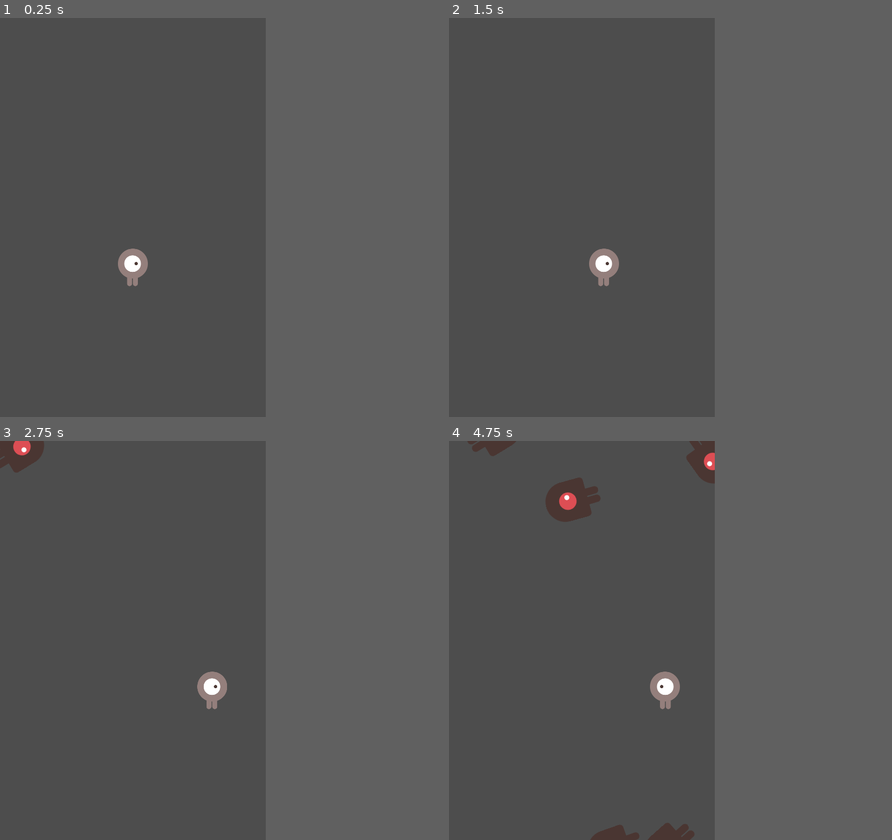
Above: before the commit, frames 1-4 (two rows, left to right).
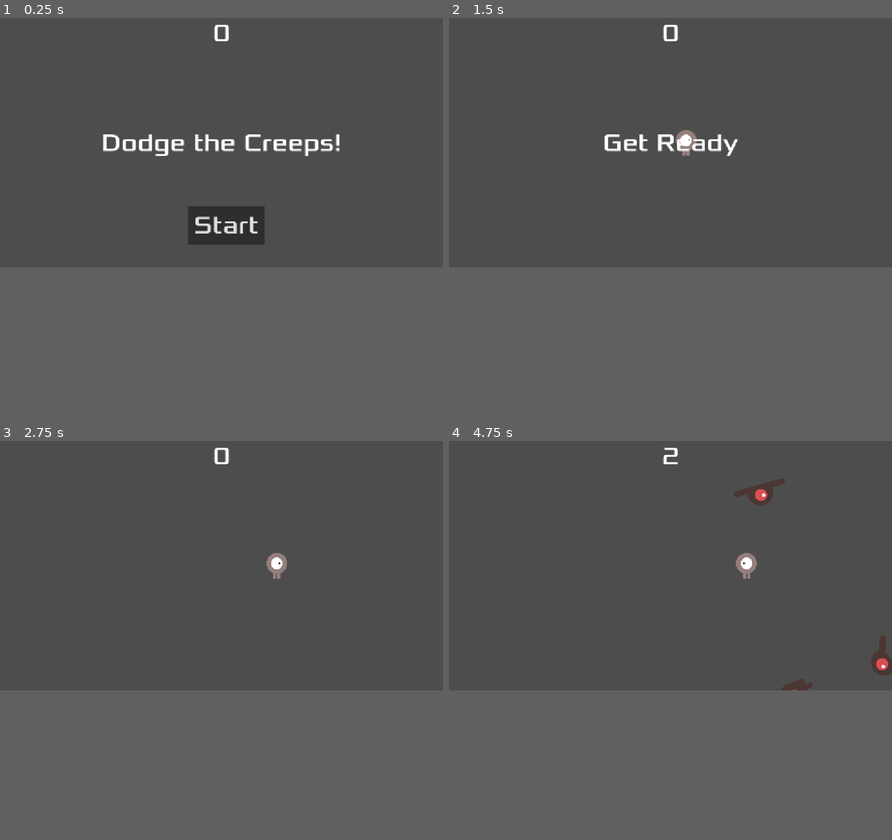
Above: after the commit, the same moments.

Repository: Jabir-A-H/gamepacks
Game: Godot game, scene res://Dodge/main.tscn
The game is run twice, just before and just after one commit, with the same random seed, the same clock (stepped at 60 frames per second) and the same inputs. This scene is started directly instead of the project's main scene.
Inputs (mouse positions are in pixels of both pictures, inside the frame that each line leads up to):
- Up to frame 1 (0.25 s): no input
- Up to frame 2 (1.5 s): click (586, 349) at 0.5 s, where only the run after the commit has a clickable "Start"; tap Enter at 1.25 s; move the mouse to (639, 197) at 1.27 s; press the mouse at (639, 197) at 1.28 s; hold Right (move_right) from 1.28 s (still down)
- Up to frame 3 (2.75 s): release Right (move_right) at 2 s; release the mouse at (190, 620) at 2 s; drag from (79, 660) to (212, 688) at 2.02 s
- Up to frame 4 (4.75 s): move the mouse to (608, 552) at 2.77 s; press the mouse at (608, 552) at 2.78 s; hold Right (move_right) 2.78-3.5 s; release the mouse at (608, 552) at 3.5 s; drag from (568, 720) to (502, 580) at 3.52 s; move the mouse to (661, 700) at 4.27 s; press the mouse at (661, 700) at 4.28 s; hold Left (move_left) from 4.28 s (still down)
In our replay, the window is 480x720 before the commit and 800x450 after it. These sizes can differ from the game's own. Grey fills any space a smaller window leaves; there, only what the larger window draws over its background counts as a difference.

The runs differ from the first frame. In frame 1, 3.2% of the frame differs, in the area x 23-77%, y 1-68%; in frame 2, 1.3%; in frame 3, 1.3%; in frame 4, 3.7%, in the area x 4-100%, y 0-100%.

Commit message:
make-shift beta 1.0

Diff:
--- /dev/null
+++ b/Dodge/hud.gd
@@ -0,0 +1,31 @@
+extends CanvasLayer
+
+# Notifies `Main` node that the button has been pressed
+signal start_game
+
+
+func show_message(text):
+	$Message.text = text
+	$Message.show()
+	$MessageTimer.start()
+
+func show_game_over():
+	show_message("Game Over")
+	# Wait until the MessageTimer has counted down.
+	await $MessageTimer.timeout
+
+	$Message.text = "Dodge the Creeps!"
+	$Message.show()
+	# Make a one-shot timer and wait for it to finish.
+	await get_tree().create_timer(1.0).timeout
+	$StartButton.show()
+
+func update_score(score):
+	$ScoreLabel.text = str(score)
+
+func _on_start_button_pressed():
+	$StartButton.hide()
+	start_game.emit()
+
+func _on_message_timer_timeout():
+	$Message.hide()
--- /dev/null
+++ b/Dodge/hud.tscn
@@ -0,0 +1,64 @@
+[gd_scene load_steps=3 format=3 uid="uid://bbq2375o31wno"]
+
+[ext_resource type="Script" uid="uid://vaq6hnpw1a73" path="res://Dodge/hud.gd" id="1_a8cbm"]
+[ext_resource type="FontFile" uid="uid://smkxk1lv50q7" path="res://assets/fonts/Xolonium-Regular.ttf" id="1_imqgc"]
+
+[node name="HUD" type="CanvasLayer"]
+script = ExtResource("1_a8cbm")
+
+[node name="ScoreLabel" type="Label" parent="."]
+anchors_preset = 5
+anchor_left = 0.5
+anchor_right = 0.5
+offset_left = -22.5
+offset_right = 22.5
+offset_bottom = 78.0
+grow_horizontal = 2
+size_flags_horizontal = 4
+theme_override_fonts/font = ExtResource("1_imqgc")
+theme_override_font_sizes/font_size = 64
+text = "0"
+horizontal_alignment = 1
+vertical_alignment = 1
+
+[node name="Message" type="Label" parent="."]
+anchors_preset = 8
+anchor_left = 0.5
+anchor_top = 0.5
+anchor_right = 0.5
+anchor_bottom = 0.5
+offset_left = -576.0
+offset_top = -120.0
+offset_right = 576.0
+offset_bottom = 120.0
+grow_horizontal = 2
+grow_vertical = 2
+theme_override_fonts/font = ExtResource("1_imqgc")
+theme_override_font_sizes/font_size = 64
+text = "Dodge the Creeps!"
+horizontal_alignment = 1
+vertical_alignment = 1
+autowrap_mode = 2
+
+[node name="StartButton" type="Button" parent="."]
+anchors_preset = 7
+anchor_left = 0.5
+anchor_top = 1.0
+anchor_right = 0.5
+anchor_bottom = 1.0
+offset_left = -88.5
+offset_top = -160.5
+offset_right = 111.5
+offset_bottom = -60.5
+grow_horizontal = 2
+grow_vertical = 0
+theme_override_fonts/font = ExtResource("1_imqgc")
+theme_override_font_sizes/font_size = 64
+text = "Start"
+
+[node name="MessageTimer" type="Timer" parent="."]
+wait_time = 2.0
+one_shot = true
+
+[connection signal="pressed" from="StartButton" to="." method="_on_start_button_pressed"]
+[connection signal="timeout" from="MessageTimer" to="." method="_on_message_timer_timeout"]
--- a/Dodge/main.gd
+++ b/Dodge/main.gd
@@ -3,24 +3,19 @@
 @export var mob_scene: PackedScene
 var score
 
-# Called when the node enters the scene tree for the first time.
-func _ready():
-	new_game()
-
-
-# Called every frame. 'delta' is the elapsed time since the previous frame.
-func _process(delta: float) -> void:
-	pass
-
 
 func game_over():
 	$ScoreTimer.stop()
 	$MobTimer.stop()
+	$HUD.show_game_over()
 
 func new_game():
 	score = 0
 	$Player.start($StartPosition.position)
 	$StartTimer.start()
+	$HUD.update_score(score)
+	$HUD.show_message("Get Ready")
+	get_tree().call_group("mobs", "queue_free")
 
 func _on_mob_timer_timeout():
 	# Create a new instance of the Mob scene.
@@ -49,6 +44,7 @@
 
 func _on_score_timer_timeout():
 	score += 1
+	$HUD.update_score(score)
 
 func _on_start_timer_timeout():
 	$MobTimer.start()
--- a/Dodge/main.tscn
+++ b/Dodge/main.tscn
@@ -1,12 +1,13 @@
-[gd_scene load_steps=5 format=3 uid="uid://b0c7nheteagbu"]
+[gd_scene load_steps=6 format=3 uid="uid://b0c7nheteagbu"]
 
 [ext_resource type="Script" uid="uid://bi1j4w2qq5jky" path="res://Dodge/main.gd" id="1_jxien"]
 [ext_resource type="PackedScene" uid="uid://fl2w1x054sdg" path="res://Dodge/mob.tscn" id="2_34tqw"]
 [ext_resource type="PackedScene" uid="uid://btthxcme0i6wt" path="res://Dodge/player.tscn" id="3_eqxbr"]
+[ext_resource type="PackedScene" uid="uid://bbq2375o31wno" path="res://Dodge/hud.tscn" id="4_34tqw"]
 
 [sub_resource type="Curve2D" id="Curve2D_qtair"]
 _data = {
-"points": PackedVector2Array(0, 0, 0, 0, 0, 0, 0, 0, 0, 0, 0, 0, 0, 0, 0, 0, 0, 0, 0, 0, 0, 0, 0, 0, 0, 0, 0, 0, 0, 0, 0, 0, 0, 0, 0, 0, 0, 0, 0, 0, 0, 0, 0, 0, 0, 0, 480, 0, 0, 0, 0, 0, 480, 720, 0, 0, 0, 0, 0, 720, 0, 0, 0, 0, 0, 0)
+"points": PackedVector2Array(0, 0, 0, 0, 0, 0, 0, 0, 0, 0, 0, 0, 0, 0, 0, 0, 0, 0, 0, 0, 0, 0, 0, 0, 0, 0, 0, 0, 0, 0, 0, 0, 0, 0, 0, 0, 0, 0, 0, 0, 0, 0, 0, 0, 0, 0, 1152, 0, 0, 0, 0, 0, 1152, 648, 0, 0, 0, 0, 0, 648, 0, 0, 0, 0, 0, 0)
 }
 point_count = 11
 
@@ -26,14 +27,17 @@
 one_shot = true
 
 [node name="StartPosition" type="Marker2D" parent="."]
-position = Vector2(240, 450)
+position = Vector2(576, 324)
 
 [node name="MobPath" type="Path2D" parent="."]
 curve = SubResource("Curve2D_qtair")
 
 [node name="MobSpawnLocation" type="PathFollow2D" parent="MobPath"]
 
+[node name="HUD" parent="." instance=ExtResource("4_34tqw")]
+
 [connection signal="hit" from="Player" to="." method="game_over"]
 [connection signal="timeout" from="MobTimer" to="." method="_on_mob_timer_timeout"]
 [connection signal="timeout" from="ScoreTimer" to="." method="_on_score_timer_timeout"]
 [connection signal="timeout" from="StartTimer" to="." method="_on_start_timer_timeout"]
+[connection signal="start_game" from="HUD" to="." method="new_game"]
--- a/Dodge/mob.gd
+++ b/Dodge/mob.gd
@@ -3,14 +3,15 @@
 
 # Called when the node enters the scene tree for the first time.
 func _ready():
-	var mob_types = Array($AnimatedSprite2D.sprite_frames.get_animation_names())
-	$AnimatedSprite2D.animation = mob_types.pick_random()
+	$AnimatedSprite2D.play()
+	var mob_types = Array($AnimatedSprite2D.sprite_frames.get_animation_names()) #sets an array called "mob_types" with a list of items that are the names of the animations
+	$AnimatedSprite2D.animation = mob_types.pick_random() #picks a random mod type from the array
 
-
-# Called every frame. 'delta' is the elapsed time since the previous frame.
-func _process(delta: float) -> void:
-	pass
 
 
 func _on_visible_on_screen_notifier_2d_screen_exited():
 	queue_free()
+
+
+func _on_visible_on_screen_enabler_2d_screen_exited():
+	queue_free()
--- a/Dodge/mob.tscn
+++ b/Dodge/mob.tscn
@@ -1,5 +1,6 @@
-[gd_scene load_steps=9 format=3 uid="uid://fl2w1x054sdg"]
+[gd_scene load_steps=10 format=3 uid="uid://fl2w1x054sdg"]
 
+[ext_resource type="Script" uid="uid://b5scktygf6okd" path="res://Dodge/mob.gd" id="1_vqmyb"]
 [ext_resource type="Texture2D" uid="uid://obx7b7wbehl2" path="res://assets/art/enemyFlyingAlt_1.png" id="2_kgy2c"]
 [ext_resource type="Texture2D" uid="uid://dvf1rscgscxyl" path="res://assets/art/enemyFlyingAlt_2.png" id="3_3x2hc"]
 [ext_resource type="Texture2D" uid="uid://bptqtb5gsfv0f" path="res://assets/art/enemySwimming_1.png" id="4_o5i8b"]
@@ -47,9 +48,10 @@
 radius = 36.0
 height = 100.0
 
-[node name="Mob" type="RigidBody2D"]
+[node name="Mob" type="RigidBody2D" groups=["mobs"]]
 collision_mask = 0
 gravity_scale = 0.0
+script = ExtResource("1_vqmyb")
 metadata/_edit_group_ = true
 
 [node name="AnimatedSprite2D" type="AnimatedSprite2D" parent="."]
--- a/Dodge/player.gd
+++ b/Dodge/player.gd
@@ -5,7 +5,7 @@
 
 func _ready():
 	screen_size = get_viewport_rect().size
-	#hide()
+	hide()
 
 func _process(delta):
 	var velocity = Vector2.ZERO # The player's movement vector.
--- a/Maze/Ball and Wall.tscn
+++ b/Maze/Ball and Wall.tscn
@@ -35,7 +35,6 @@
 [node name="Main" type="Node"]
 script = ExtResource("1_1jaua")
 Ball = ExtResource("2_wyejb")
-metadata/_edit_vertical_guides_ = [480.0]
 
 [node name="WallContainer" type="Node" parent="."]
 
@@ -53,7 +52,7 @@
 shape = SubResource("2")
 
 [node name="Wall2" type="StaticBody2D" parent="WallContainer"]
-position = Vector2(508, 379)
+position = Vector2(1180, 379)
 rotation = -1.57079
 physics_material_override = SubResource("1")
 metadata/_edit_group_ = true
@@ -66,7 +65,7 @@
 shape = SubResource("2")
 
 [node name="Wall3" type="StaticBody2D" parent="WallContainer"]
-position = Vector2(336, 750)
+position = Vector2(336, 677)
 physics_material_override = SubResource("8")
 metadata/_edit_group_ = true
 
@@ -77,8 +76,44 @@
 rotation = 1.5708
 shape = SubResource("2")
 
+[node name="Wall16" type="StaticBody2D" parent="WallContainer"]
+position = Vector2(600, 677)
+physics_material_override = SubResource("8")
+metadata/_edit_group_ = true
+
+[node name="Sprite2D" type="Sprite2D" parent="WallContainer/Wall16"]
+texture = ExtResource("3_hyyq7")
+
+[node name="CollisionShape2D" type="CollisionShape2D" parent="WallContainer/Wall16"]
+rotation = 1.5708
+shape = SubResource("2")
+
+[node name="Wall17" type="StaticBody2D" parent="WallContainer"]
+position = Vector2(864, 677)
+physics_material_override = SubResource("8")
+metadata/_edit_group_ = true
+
+[node name="Sprite2D" type="Sprite2D" parent="WallContainer/Wall17"]
+texture = ExtResource("3_hyyq7")
+
+[node name="CollisionShape2D" type="CollisionShape2D" parent="WallContainer/Wall17"]
+rotation = 1.5708
+shape = SubResource("2")
+
+[node name="Wall18" type="StaticBody2D" parent="WallContainer"]
+position = Vector2(1032, 677)
+physics_material_override = SubResource("8")
+metadata/_edit_group_ = true
+
+[node name="Sprite2D" type="Sprite2D" parent="WallContainer/Wall18"]
+texture = ExtResource("3_hyyq7")
+
+[node name="CollisionShape2D" type="CollisionShape2D" parent="WallContainer/Wall18"]
+rotation = 1.5708
+shape = SubResource("2")
+
 [node name="Wall10" type="StaticBody2D" parent="WallContainer"]
-position = Vector2(96, 750)
+position = Vector2(96, 677)
 physics_material_override = SubResource("8")
 metadata/_edit_group_ = true
 
@@ -128,34 +163,8 @@
 rotation = 1.5708
 shape = SubResource("2")
 
-[node name="Wall14" type="StaticBody2D" parent="WallContainer"]
-position = Vector2(124, -31)
-rotation = 3.14159
-physics_material_override = SubResource("8")
-metadata/_edit_group_ = true
-
-[node name="Sprite2D" type="Sprite2D" parent="WallContainer/Wall14"]
-texture = ExtResource("3_hyyq7")
-
-[node name="CollisionShape2D" type="CollisionShape2D" parent="WallContainer/Wall14"]
-rotation = 1.5708
-shape = SubResource("2")
-
-[node name="Wall15" type="StaticBody2D" parent="WallContainer"]
-position = Vector2(380, -31)
-rotation = 3.14159
-physics_material_override = SubResource("8")
-metadata/_edit_group_ = true
-
-[node name="Sprite2D" type="Sprite2D" parent="WallContainer/Wall15"]
-texture = ExtResource("3_hyyq7")
-
-[node name="CollisionShape2D" type="CollisionShape2D" parent="WallContainer/Wall15"]
-rotation = 1.5708
-shape = SubResource("2")
-
 [node name="Wall4" type="StaticBody2D" parent="WallContainer"]
-position = Vector2(508, 106)
+position = Vector2(1180, 106)
 rotation = -1.5708
 physics_material_override = SubResource("5")
 metadata/_edit_group_ = true
@@ -168,7 +177,7 @@
 shape = SubResource("2")
 
 [node name="Wall9" type="StaticBody2D" parent="WallContainer"]
-position = Vector2(508, 611)
+position = Vector2(1180, 611)
 rotation = -1.5708
 physics_material_override = SubResource("5")
 metadata/_edit_group_ = true
@@ -236,16 +245,12 @@
 [node name="Ball2" parent="." instance=ExtResource("2_wyejb")]
 position = Vector2(300, 41)
 gravity_scale = 10.0
-script = null
 
 [node name="Ball5" parent="." instance=ExtResource("2_wyejb")]
 position = Vector2(196, 268)
-script = null
 
 [node name="Ball9" parent="." instance=ExtResource("2_wyejb")]
 position = Vector2(69, 40)
-script = null
 
 [node name="Ball12" parent="." instance=ExtResource("2_wyejb")]
 position = Vector2(376, 183)
-script = null
--- a/Maze/Ball.tscn
+++ b/Maze/Ball.tscn
@@ -1,6 +1,7 @@
-[gd_scene load_steps=4 format=3 uid="uid://be6gc1kd6ovdl"]
+[gd_scene load_steps=5 format=3 uid="uid://be6gc1kd6ovdl"]
 
 [ext_resource type="Texture2D" uid="uid://dv6rx85s1gy3i" path="res://assets/art/ballBlue_10.png" id="1"]
+[ext_resource type="Script" uid="uid://c1yo1d4qcmi35" path="res://Maze/ball.gd" id="1_a8lnn"]
 
 [sub_resource type="PhysicsMaterial" id="1"]
 bounce = 0.5
@@ -12,6 +13,7 @@
 [node name="Ball" type="RigidBody2D"]
 physics_material_override = SubResource("1")
 gravity_scale = 4.0
+script = ExtResource("1_a8lnn")
 metadata/_edit_group_ = true
 
 [node name="Sprite2D" type="Sprite2D" parent="."]
--- a/Maze/ball.gd
+++ b/Maze/ball.gd
@@ -1,16 +1,22 @@
-extends RigidBody2D  # Ball must be a RigidBody2D
+extends RigidBody2D
 
-var dragging = false  # Track if the ball is being dragged
+var dragging = false  # Track if ball is being dragged
+var original_gravity = 1.0  # Store original gravity scale
+
+func _ready():
+	original_gravity = gravity_scale  # Save the initial gravity
 
 func _input(event):
 	if event is InputEventMouseButton:
 		if event.button_index == MOUSE_BUTTON_LEFT:
-			if event.pressed and (event.position - global_position).length() < 16:  # Adjust 16 to match the ball's radius
+			if event.pressed and (event.position - global_position).length() < 16:
 				dragging = true
-				freeze = true  # Stops physics while dragging
+				freeze = true  # Stop physics while dragging
+				gravity_scale = 0  # Disable gravity while dragging
 			else:
 				dragging = false
-				freeze = false  # Resume physics when released
+				freeze = false  # Resume physics
+				gravity_scale = original_gravity  # Restore gravity
 
 	if event is InputEventMouseMotion and dragging:
-		global_position = event.position  # Move ball to mouse position
+		global_position = lerp(global_position, event.position, 0.2)  # Smooth dragging
--- a/Platformer/character.tscn
+++ b/Platformer/character.tscn
@@ -1,6 +1,8 @@
-[gd_scene load_steps=2 format=3 uid="uid://criifdiq8px4d"]
+[gd_scene load_steps=3 format=3 uid="uid://criifdiq8px4d"]
 
 [ext_resource type="Texture2D" uid="uid://wvdhhe036hka" path="res://assets/icon/icon.svg" id="2_12q2v"]
+[ext_resource type="Script" uid="uid://d1qbq7b3o0y7g" path="res://Platformer/character.gd" id="2_s1gnl"]
 
 [node name="Sprite2D" type="Sprite2D"]
 texture = ExtResource("2_12q2v")
+script = ExtResource("2_s1gnl")
--- a/Selection/game_selection.gd
+++ b/Selection/game_selection.gd
@@ -19,12 +19,12 @@
 func _on_button1_pressed():
 	get_tree().change_scene_to_file("res://Maze/Ball and Wall.tscn")  # Change to main.scene
 func _on_button2_pressed():
-	get_tree().change_scene_to_file("res://Platformer/moving_icon.tscn")
+	get_tree().change_scene_to_file("res://Platformer/platformer.tscn")
 func _on_button3_pressed():
 	get_tree().change_scene_to_file("res://Dodge/main.tscn")
 func _on_button4_pressed():
-	get_tree().change_scene_to_file("res://game_selection.tscn")
+	get_tree().change_scene_to_file("res://Selection/game_selection.tscn")
 func _on_button5_pressed():
-	get_tree().change_scene_to_file("res://game_selection.tscn")
+	get_tree().change_scene_to_file("res://Selection/game_selection.tscn")
 func _on_button6_pressed():
-	get_tree().change_scene_to_file("res://game_selection.tscn")
+	get_tree().change_scene_to_file("res://Selection/game_selection.tscn")
--- a/Start/Start.tscn
+++ b/Start/Start.tscn
@@ -15,7 +15,8 @@
 grow_horizontal = 2
 grow_vertical = 2
 size_flags_horizontal = 4
-text = "Yet Another Tutorial"
+text = "GamePacks"
+horizontal_alignment = 1
 script = ExtResource("1_r305v")
 
 [node name="Button" type="Button" parent="."]
@@ -25,3 +26,11 @@
 offset_right = 123.0
 offset_bottom = 106.0
 text = "Start"
+
+[node name="Label" type="Label" parent="."]
+layout_mode = 0
+offset_left = 58.5
+offset_top = 152.5
+offset_right = 652.5
+offset_bottom = 175.5
+text = "need to add more stuff like settings, help, quit. continue, start new and so on"
--- a/project.godot
+++ b/project.godot
@@ -17,8 +17,6 @@
 
 [display]
 
-window/size/viewport_width=480
-window/size/viewport_height=720
 window/stretch/mode="canvas_items"
 
 [input]
@@ -49,7 +47,13 @@
 ]
 }
 
+[physics]
+
+2d/size/viewport_height=720
+2d/size/viewport_width=480
+
 [rendering]
 
 renderer/rendering_method="gl_compatibility"
 renderer/rendering_method.mobile="gl_compatibility"
+textures/vram_compression/import_etc2_astc=true
Not shown, added: Dodge/hud.gd.uid
